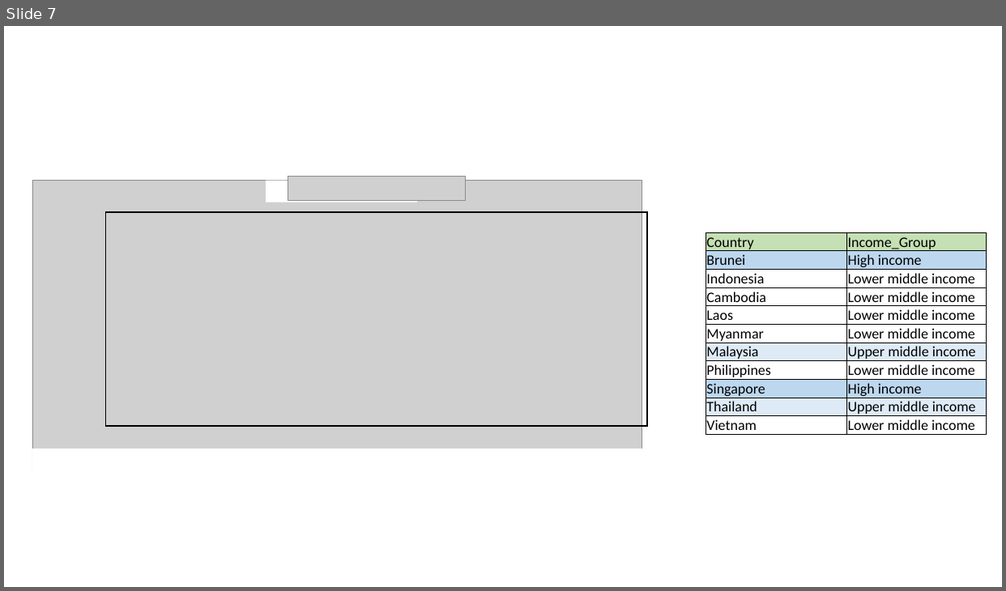
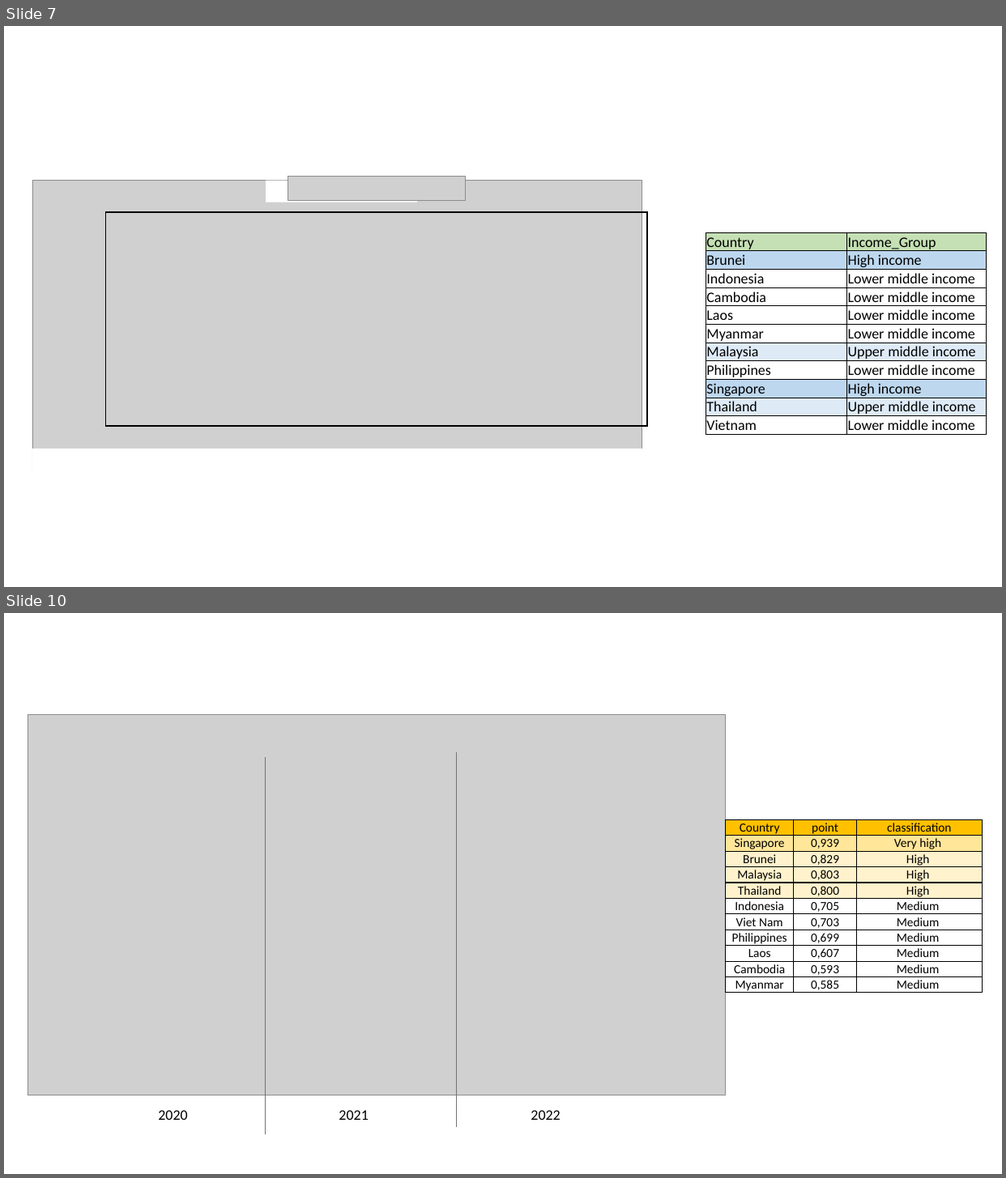
Before and after one commit to HadiSyahputraa/World-WIde-COVID, a slide deck: Final_Report.pptx. Shown one above the other, each under a label of ours: slide 7 before the commit, slides 7 and 10 after it; the slides between them are not shown. The pictures are 1006x591 and 1006x1178 pixels, drawn with LibreOffice and Linux fonts; fonts in the diff are those of the drawing; grey boxes stand for pictures. Boxes give left, top, right and bottom in pixels: in the first picture for what was removed or moved away, otherwise in the second. Text is boxed around its words. In the diff, an @@ line names an element or a change of style, - is before the commit and + after.

```diff
--- a/Final_Report.pptx
+++ b/Final_Report.pptx
@@ slide 10 added at (x1=4, y1=613, x2=1002, y2=1174), background #FFFFFF @@
@@ picture added at (x1=28, y1=714, x2=727, y2=1095) @@
@@ line added from (266, 757) to (266, 1135), #767171 0.5 pt @@
@@ line added from (457, 752) to (457, 1127), #767171 0.5 pt @@
@@ table added at (x1=726, y1=820, x2=982, y2=996), 11 rows, 3 columns @@
+Country | point | classification
+Singapore | 0,939 | Very high
+Brunei | 0,829 | High
+Malaysia | 0,803 | High
+Thailand | 0,800 | High
+Indonesia | 0,705 | Medium
+Viet Nam | 0,703 | Medium
+Philippines | 0,699 | Medium
+Laos | 0,607 | Medium
+Cambodia | 0,593 | Medium
+Myanmar | 0,585 | Medium
@@ text added at (x1=158, y1=1110, x2=187, y2=1120), 14 pt, text #000000 @@
+2020
@@ text added at (x1=339, y1=1110, x2=368, y2=1120), 14 pt, text #000000 @@
+2021
@@ text added at (x1=530, y1=1110, x2=560, y2=1120), 14 pt, text #000000 @@
+2022
```
Also in this commit, not shown: 6 slides changed, 3 other slides added, 4 slides removed, 4 other files.
